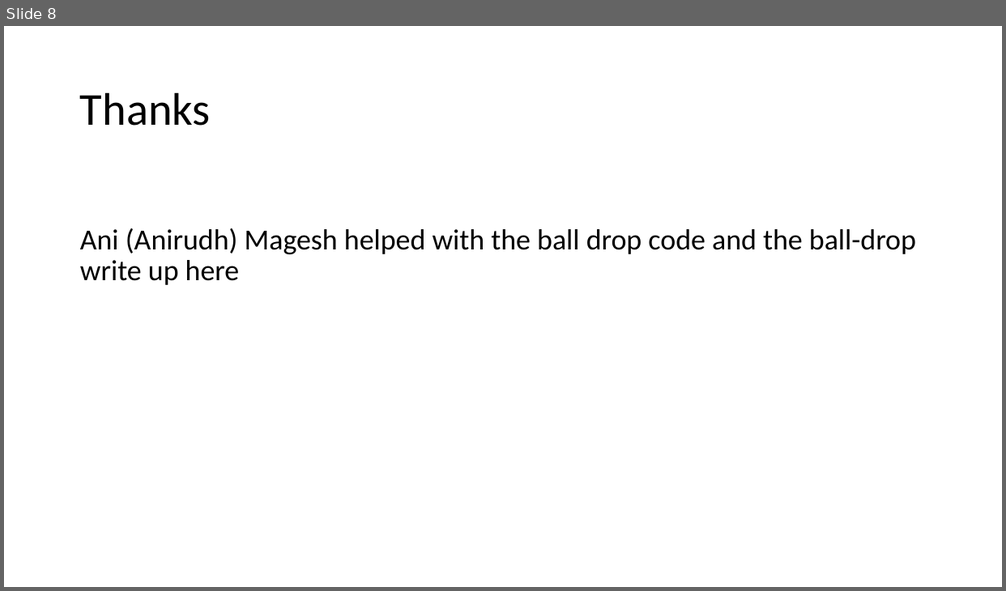
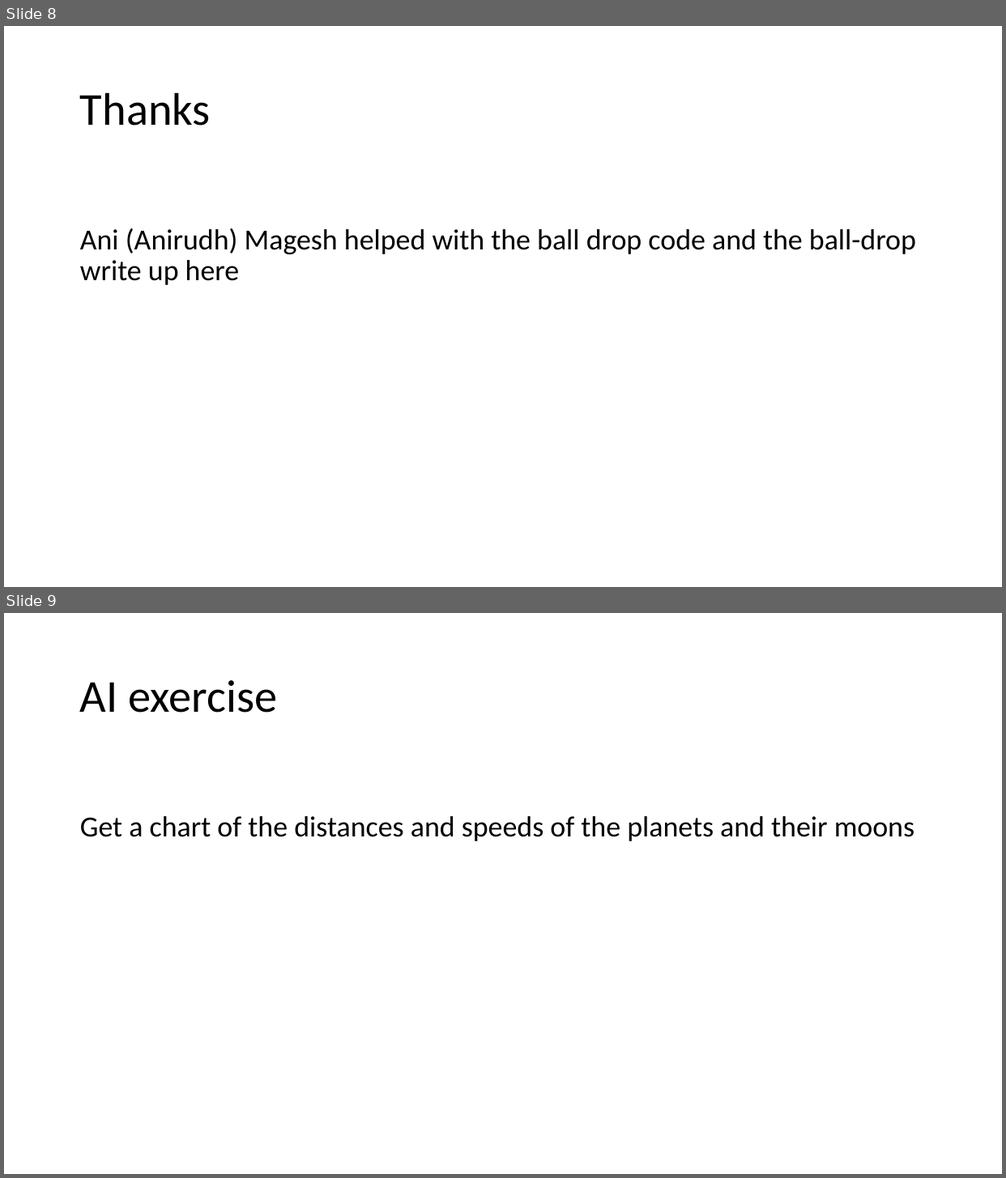
Before and after one commit to wonder-phil/wonder-phil.github.io, a slide deck: p07/A-frame-additional-geom-objects.pptx. Shown one above the other, each under a label of ours: slide 8 before the commit, slides 8 and 9 after it. The pictures are 1006x591 and 1006x1178 pixels, drawn with LibreOffice and Linux fonts; fonts in the diff are those of the drawing. Boxes give left, top, right and bottom in pixels: in the first picture for what was removed or moved away, otherwise in the second. Text is boxed around its words. In the diff, an @@ line names an element or a change of style, - is before the commit and + after.

```diff
--- a/p07/A-frame-additional-geom-objects.pptx
+++ b/p07/A-frame-additional-geom-objects.pptx
@@ slide 9 added at (4, 613, 1002, 1174), background #FFFFFF @@
@@ title added at (80, 680, 278, 713), 44 pt, text #000000 @@
+AI exercise
@@ text added at (80, 816, 914, 841), 28 pt, text #000000 @@
+Get a chart of the distances and speeds of the planets and their moons
```
Also in this commit, not shown: 11 other files.
